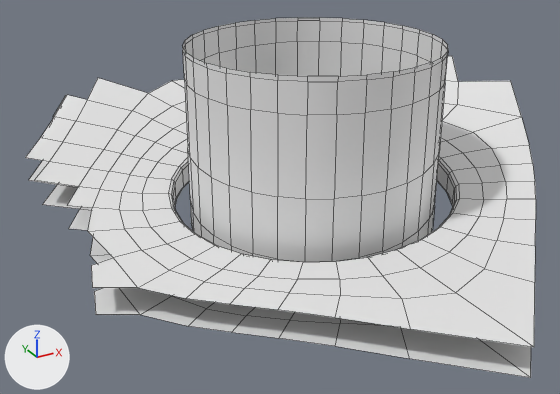
Renders of the OBJ model PadForge.App/3DModels/DualSense/Edge/B1.obj from each side of a commit.
Rendered twice from a 50 mm camera at (35.6, -34.9, -10.1) aimed at (48.9, -10.7, -22.2). The axes (+X, +Y, +Z) are drawn at lower left. The lights are the same throughout. The first picture is the older version. Mesh edges are drawn as thin lines. Where no turn or scale is listed for an object, it has been applied to the vertices.

In view in the first picture: 'B1'.
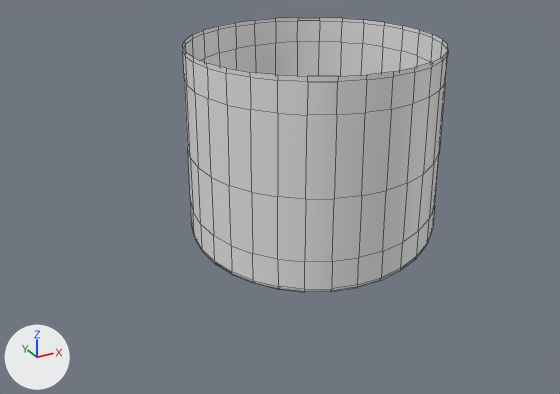
Location of each change, [x1, y1, x2, y2] in pixels of the pictures (560 x 394 px):
'B1', reshaped (48% narrower, 24% shorter)
    before: [25, 18, 536, 378]
    after: [183, 18, 448, 292]
part 1 of me_b1, deleted
    before: [25, 56, 536, 378]

The change in detail:
me_b1 is used by ob_b1; location (0.0, 0.0, 0.0).
me_b1 had 984 vertices, 911 faces and spanned x 40.5..61.8, y -23.0..1.4, z -23.7..-16.1.
me_b1 now has 465 vertices, 448 faces and spans x 45.3..54.6, y -16.1..-6.8, z -23.7..-16.1.
me_b1 part 1: the loose piece of 502 vertices spanning x 40.5..61.8, y -23.0..1.4, z -23.2..-18.4 is deleted.
Other edits to the shape of me_b1 do not show in these pictures.
